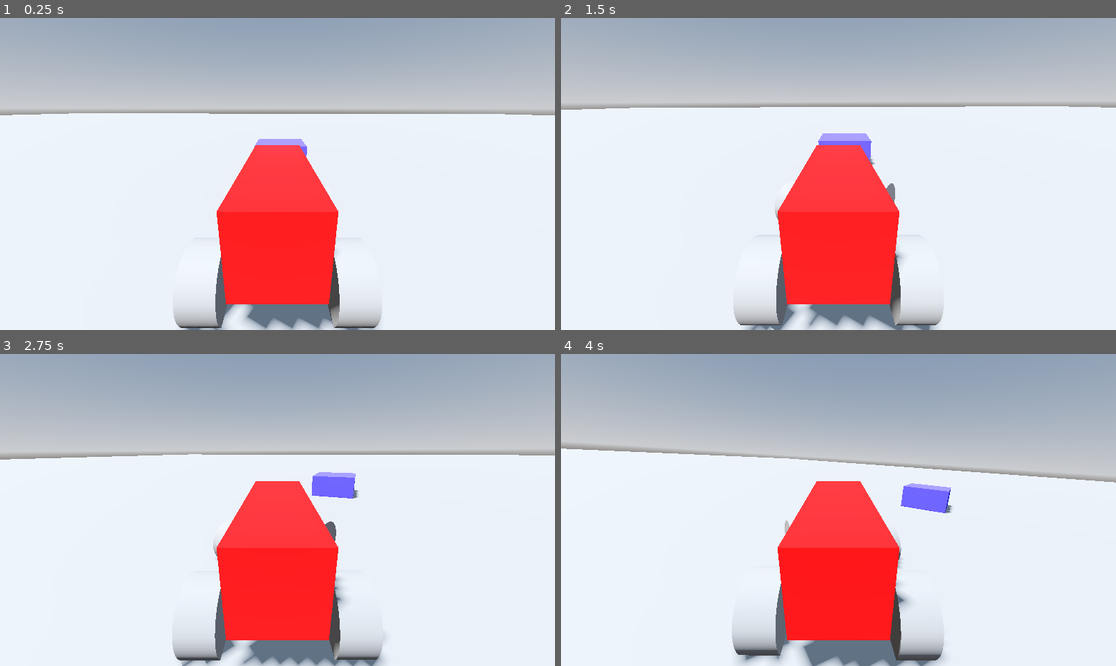
Above: before the commit, frames 1-4 (two rows, left to right).
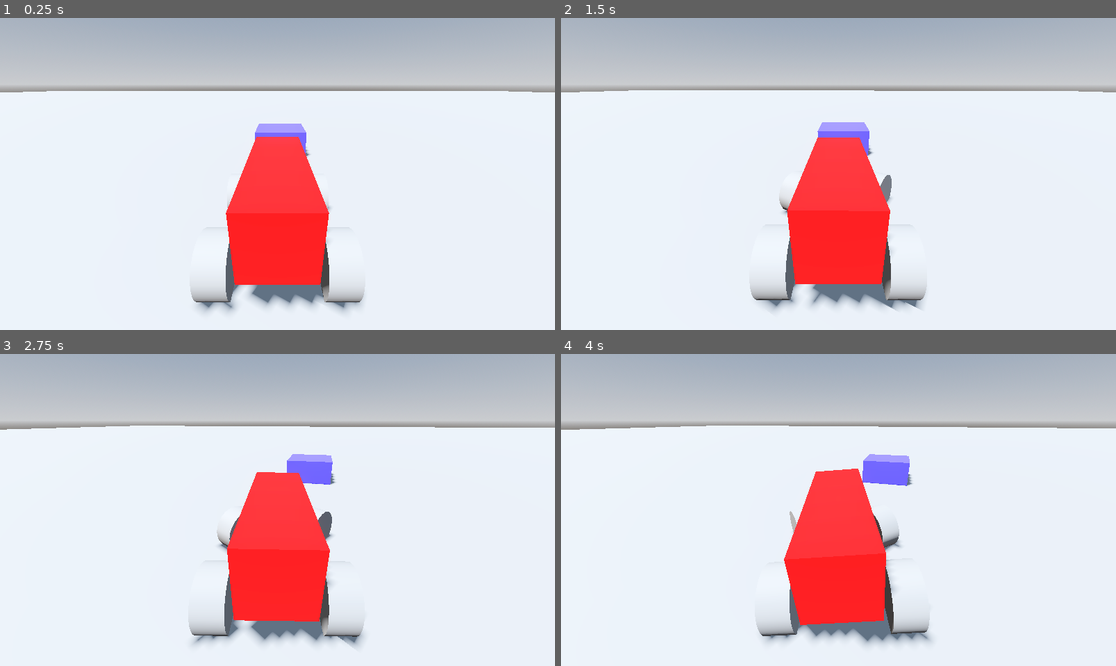
Above: after the commit, the same moments.

Repository: mje819/CarWorld
Game: Godot game, scene res://World/world.tscn
Two runs of this game, one before a commit and one after it. Both use one fixed random seed, a clock stepped at 60 frames per second and the inputs below.
Inputs:
- Up to frame 1 (0.25 s): no input
- Up to frame 2 (1.5 s): hold D (turn_right) 0.53-1.28 s; hold S (brake) from 1.28 s (still down)
- Up to frame 3 (2.75 s): release S (brake) at 2.03 s; hold D (turn_right) from 2.03 s (still down)
- Up to frame 4 (4 s): release D (turn_right) at 2.78 s; hold Space (accelerate) 2.78-3.53 s; hold A (turn_left) from 3.53 s (still down)

The runs differ from the first frame. In frame 1, 15% of the frame differs, in the area x 0-100%, y 22-100%; in frame 2, 13%; in frame 3, 20%; in frame 4, 30%, in the area x 0-100%, y 3-100%.

Commit message:
fix camera rotation

Diff:
--- a/car/car.gd
+++ b/car/car.gd
@@ -3,6 +3,9 @@
 @export var force := 50
 @export var braking_force := 50
 @export var max_steer = 0.9
+#@onready var camera_3d: Camera3D = $Camera3D
+@onready var camera_holder: Node3D = $CameraHolder
+
 
 func _ready() -> void:
 	pass
@@ -15,3 +18,6 @@
 	# Maybe only for testing
 	if Input.is_action_pressed("reset"):
 		get_tree().reload_current_scene()
+
+	camera_holder.global_position = global_position
+	camera_holder.rotation.y = rotation.y
--- a/car/car.tscn
+++ b/car/car.tscn
@@ -43,7 +43,6 @@
 
 [node name="VehicleWheel3D2" type="VehicleWheel3D" parent="." unique_id=577252886]
 transform = Transform3D(1, 0, 0, 0, 1, 0, 0, 0, 1, 0.43, -0.37199998, -0.5)
-use_as_traction = true
 wheel_radius = 0.25
 suspension_travel = 0.42
 suspension_stiffness = 15.5
@@ -54,7 +53,6 @@
 
 [node name="VehicleWheel3D3" type="VehicleWheel3D" parent="." unique_id=906008913]
 transform = Transform3D(1, 0, 0, 0, 1, 0, 0, 0, 1, -0.43, -0.37199998, -0.5)
-use_as_traction = true
 wheel_radius = 0.25
 suspension_travel = 0.42
 suspension_stiffness = 15.5
@@ -75,5 +73,8 @@
 transform = Transform3D(-4.371139e-08, -1, 0, 1, -4.371139e-08, 0, 0, 0, 1, 0, 0, 0)
 mesh = SubResource("CylinderMesh_33qfd")
 
-[node name="Camera3D" type="Camera3D" parent="." unique_id=383231136]
-transform = Transform3D(-1, -1.386428e-15, 8.742277e-08, 2.6833662e-08, 0.9517284, 0.30694136, -8.3202735e-08, 0.30694136, -0.9517284, 0, 0.6468606, -1.5297012)
+[node name="CameraHolder" type="Node3D" parent="." unique_id=679099427]
+top_level = true
+
+[node name="Camera3D" type="Camera3D" parent="CameraHolder" unique_id=383231136]
+transform = Transform3D(-1, -3.2485325e-15, 8.742276e-08, 3.523715e-08, 0.91517085, 0.40306613, -8.0006764e-08, 0.40306613, -0.91517085, 0, 0.81394684, -1.6101573)
